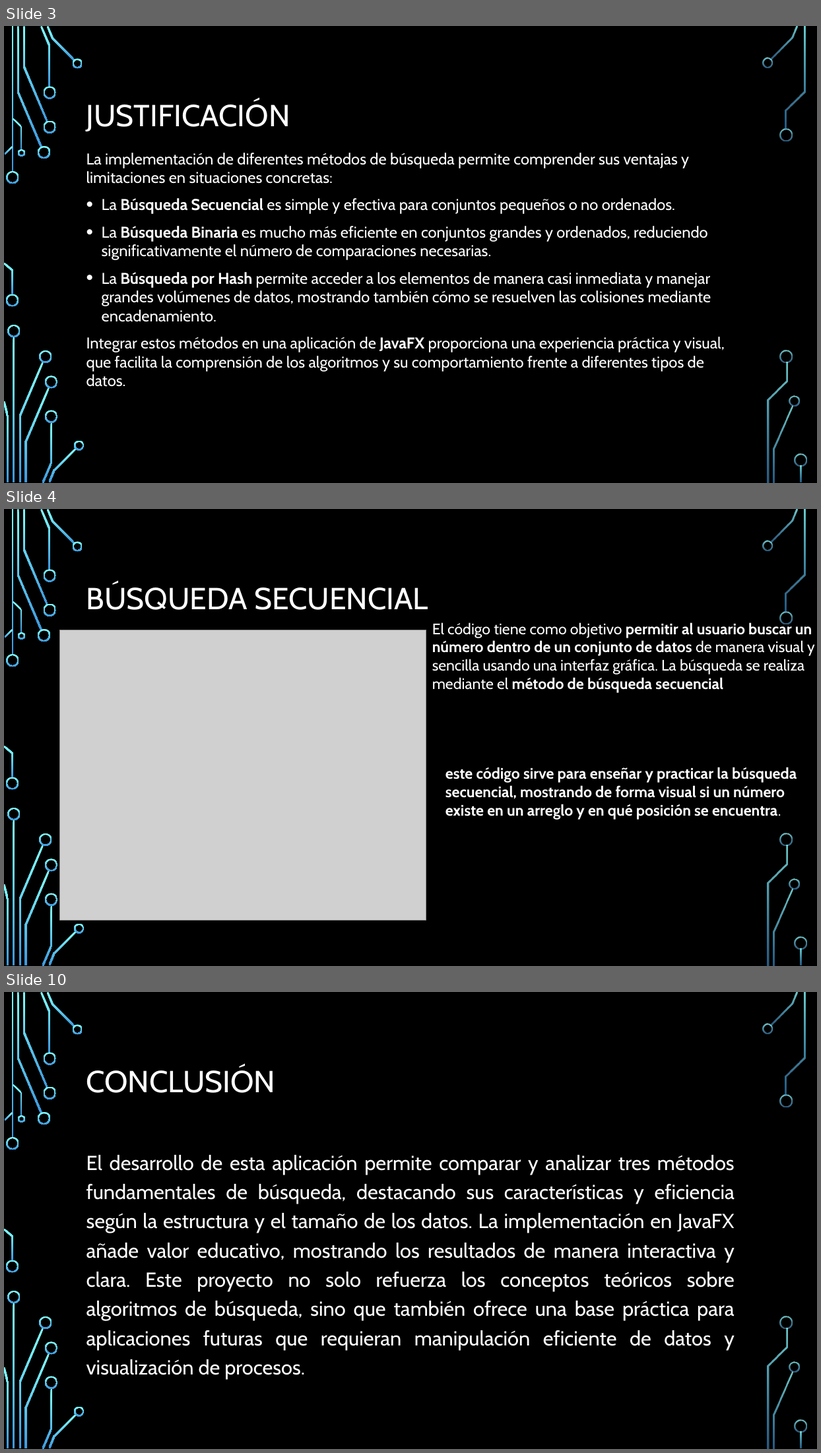
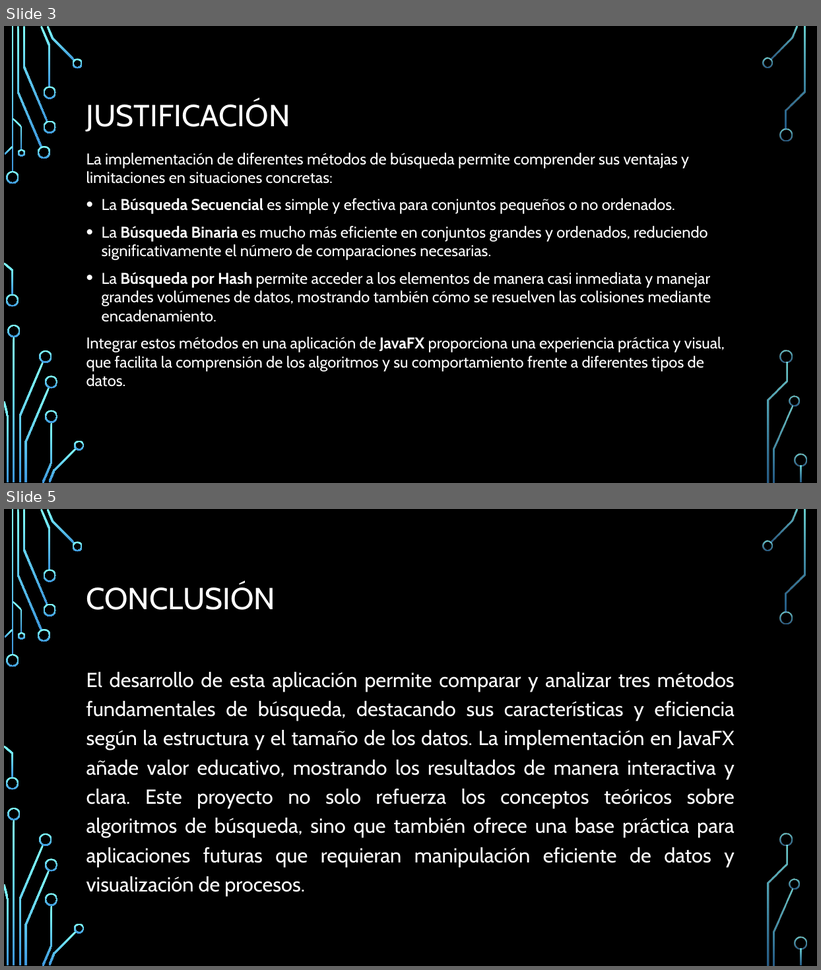
Before and after one commit to Cynthia21Morales/EstructuraDeDatos_CynthiaJasmineMT, a slide deck: ED-Tema-6/6.3 EJERCICIOS_CYNTHIA JASMINE MORALES TORRES.pptx. Shown one above the other, each under a label of ours: slides 3, 4 and 10 before the commit, slides 3 and 5 after it; the slides between them are not shown. The pictures are 821x1453 and 821x970 pixels, drawn with LibreOffice and Linux fonts; fonts in the diff are those of the drawing; grey boxes stand for pictures; background and template pictures are left out. Boxes give left, top, right and bottom in pixels: in the first picture for what was removed or moved away, otherwise in the second. Text is boxed around its words. In the diff, an @@ line names an element or a change of style, - is before the commit and + after.

```diff
--- a/ED-Tema-6/6.3 EJERCICIOS_CYNTHIA JASMINE MORALES TORRES.pptx
+++ b/ED-Tema-6/6.3 EJERCICIOS_CYNTHIA JASMINE MORALES TORRES.pptx
@@ slide 4 removed at [4,509,817,966], background picture (left out); not listed: 36 template elements that a slide beside it also shows @@
@@ title removed at [86,584,428,610] @@
-BÚSQUEDA SECUENCIAL
@@ text removed at [432,621,815,693] @@
-El código tiene como objetivo permitir al usuario buscar un número dentro de un conjunto de datos de manera visual y sencilla usando una interfaz gráfica. La búsqueda se realiza mediante el método de búsqueda secuencial
@@ picture removed at [60,630,426,921] @@
@@ text removed at [446,767,797,820] @@
-este código sirve para enseñar y practicar la búsqueda secuencial, mostrando de forma visual si un número existe en un arreglo y en qué posición se encuentra.
@@ what was slide 10 is now slide 5 @@
```
Also in this commit, not shown: 2 slides changed, 1 slide added, 5 other slides removed, 38 other files.
